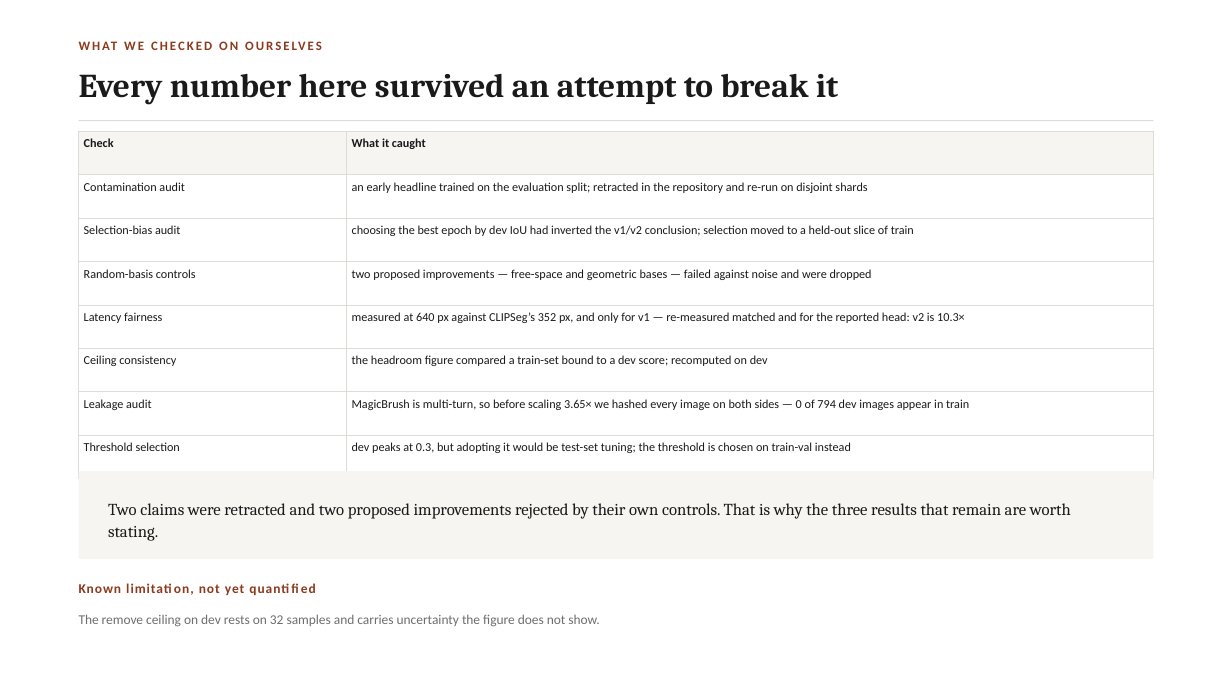
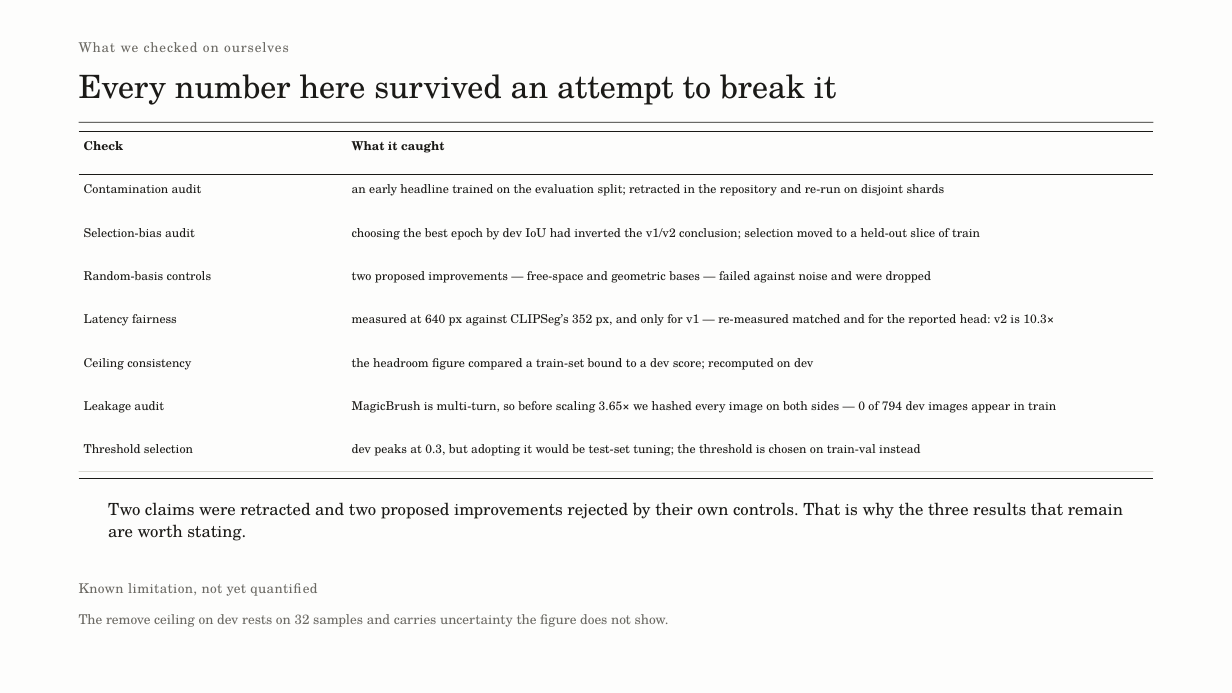
Before and after one commit to Amritha902/edit-region-prediction, a slide deck: slide 11 of deck/ISE_Review1_Final.pptx. Drawn at 1232x693 pixels with LibreOffice and Linux fonts; fonts in the diff are those of the drawing. Boxes give left, top, right and bottom in pixels: in the first picture for what was removed or moved away, otherwise in the second. Text is boxed around its words. In the diff, an @@ line names an element or a change of style, - is before the commit and + after.

```diff
--- a/deck/ISE_Review1_Final.pptx
+++ b/deck/ISE_Review1_Final.pptx
@@ background #FFFFFF to #FDFDFC @@
@@ text at box(79, 42, 289, 52): text changed; size 10 to 10.5 pt; font Calibri to TeX Gyre Schola; text colour #8C3A1E to #6B6963; bold off @@
-WHAT WE CHECKED ON OURSELVES
+What we checked on ourselves
@@ text "Every number here survived an ..." at box(79, 74, 837, 105): size 26 to 25 pt, font Cambria to TeX Gyre Schola, text colour #1A1A1A to #1B1A17, bold off @@
@@ table at box(79, 131, 1153, 460) @@
@@ fill #F6F5F2 to none in row 1 @@
@@ font Calibri to TeX Gyre Schola, text colour #1A1A1A to #1B1A17 @@
@@ borders changed @@
@@ rectangle at box(79, 122, 1153, 123): fill #DEDCD7 to #1B1A17 @@
@@ rectangle: place and size @@
-rectangle at box(79, 471, 1153, 559)
+rectangle at box(79, 471, 1153, 472)
@@ rectangle at box(79, 471, 1153, 472): fill #F6F5F2 to #C9C6BD @@
@@ text "Two claims were retracted and ..." at box(108, 502, 1123, 541): font Cambria to TeX Gyre Schola, text colour #1A1A1A to #1B1A17 @@
@@ text "Known limitation, not yet quantified" at box(79, 583, 317, 596): font Calibri to TeX Gyre Schola, text colour #8C3A1E to #6B6963, letter spacing 0.8 to 0.3 pt, bold off @@
@@ text "The remove ceiling on dev ..." at box(79, 614, 669, 627): font Calibri to TeX Gyre Schola, text colour #6E6E6E to #6B6963 @@
```
Also in this commit, not shown: 12 other slides changed, 5 other files.
